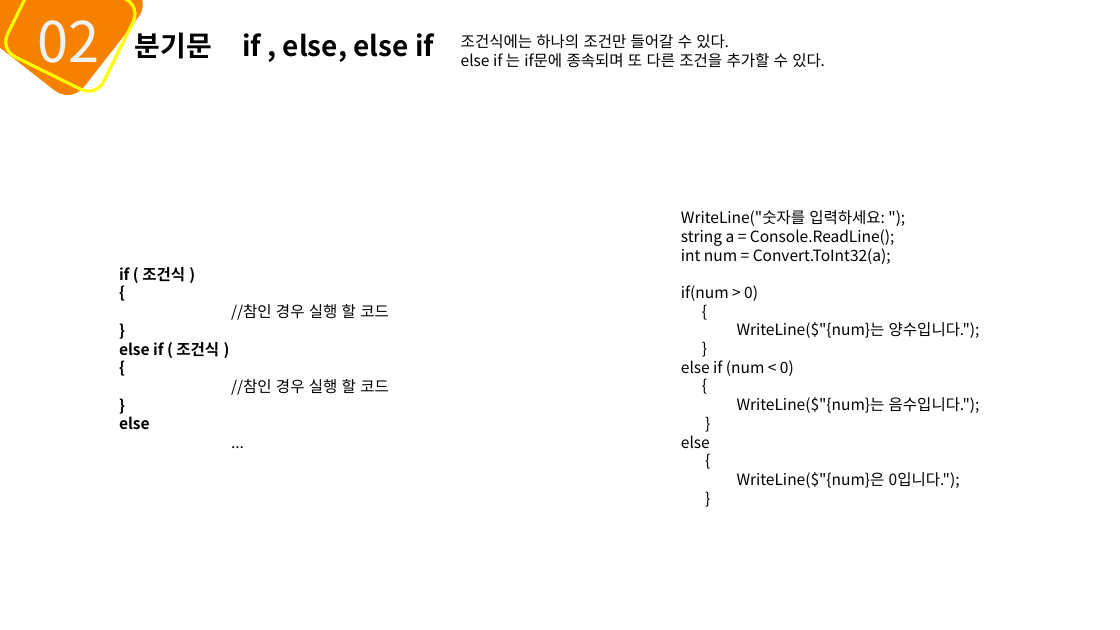
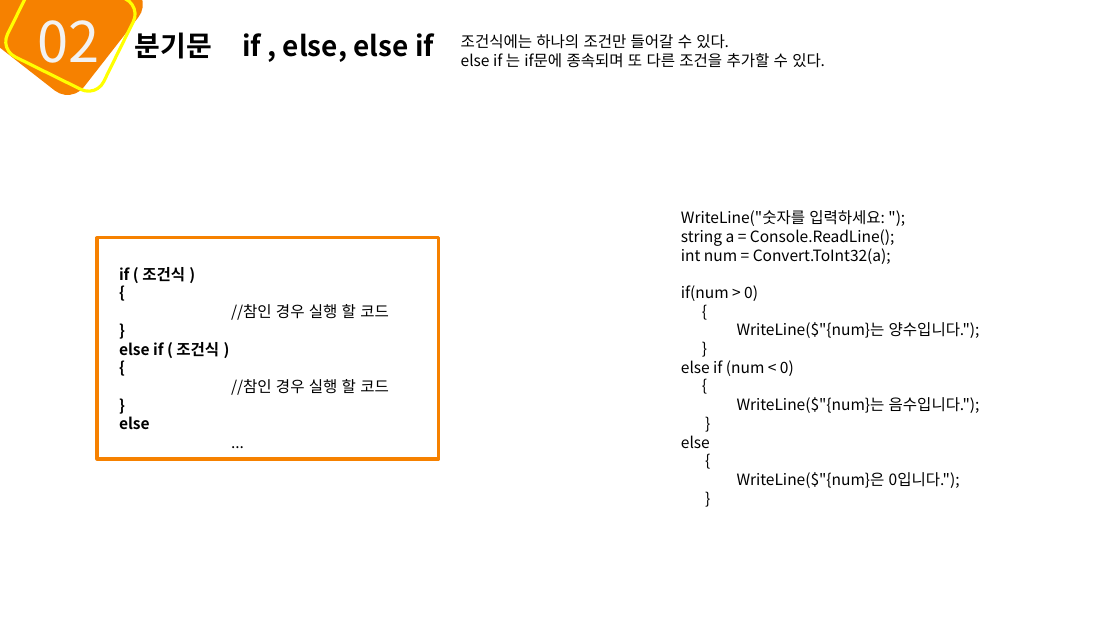
Before and after one commit to mins1119/C-, a slide deck: slide 16 of 2주차.pptx. Drawn at 1120x630 pixels with LibreOffice and Linux fonts; fonts in the diff are those of the drawing. Boxes give left, top, right and bottom in pixels: in the first picture for what was removed or moved away, otherwise in the second. Text is boxed around its words. In the diff, an @@ line names an element or a change of style, - is before the commit and + after.

```diff
--- a/2주차.pptx
+++ b/2주차.pptx
@@ rectangle added at (x1=97, y1=237, x2=439, y2=459), outline #F68100 2 pt @@
```
Also in this commit, not shown: 24 other slides changed.
